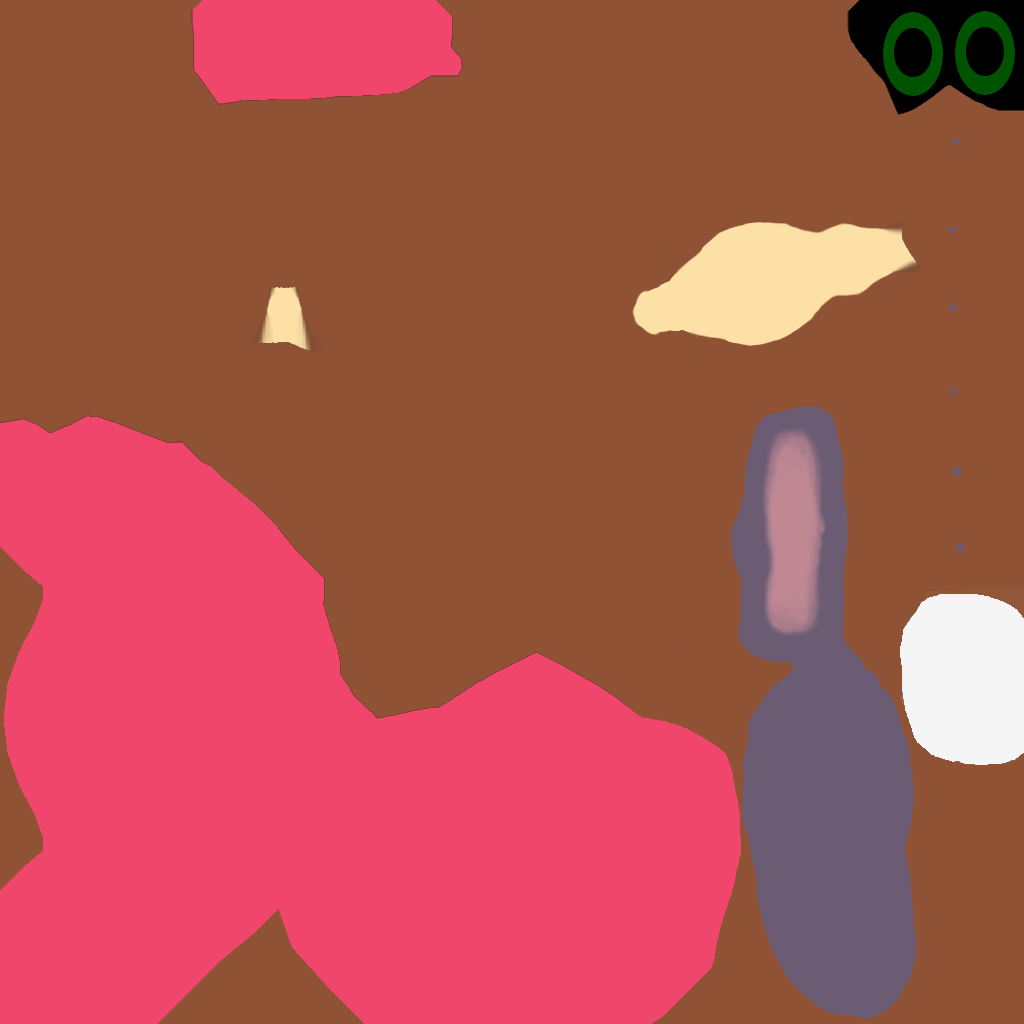
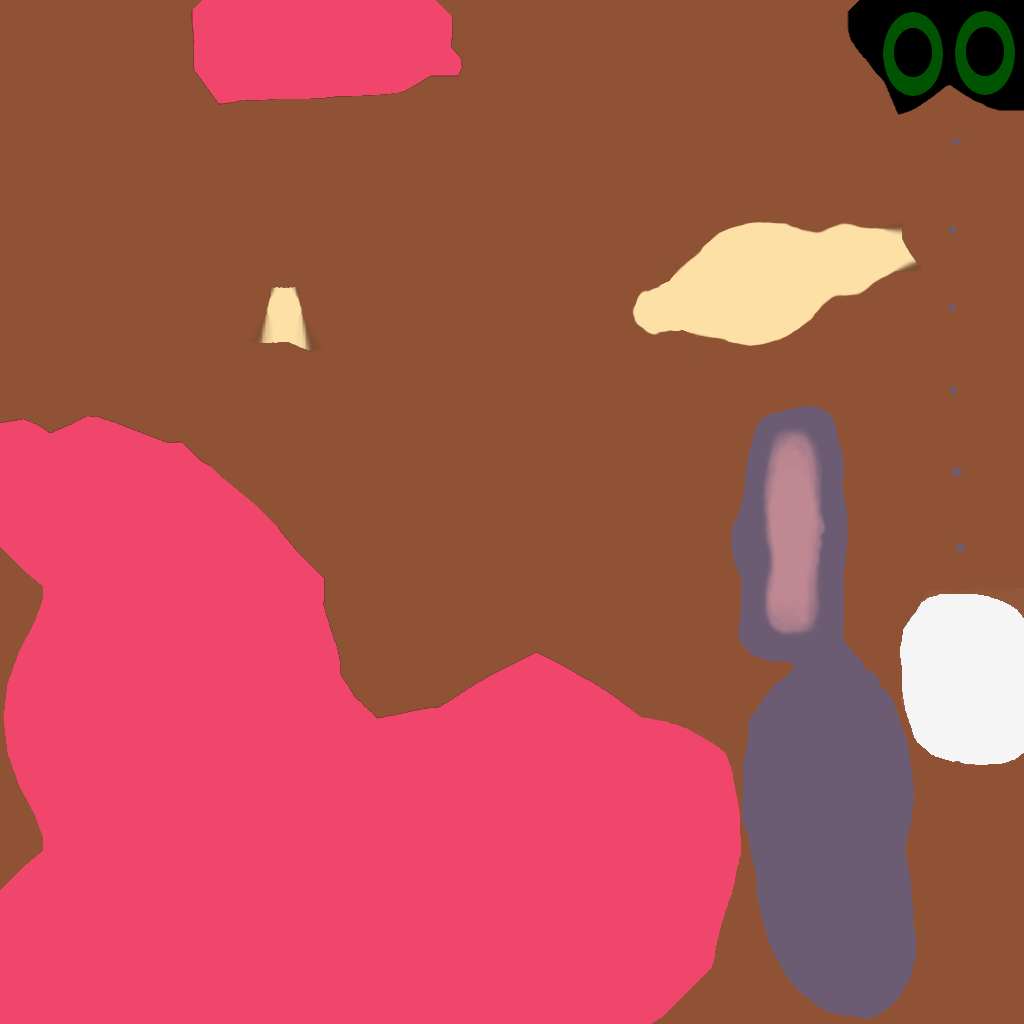
Before/after of a 1024 × 1024 layered artwork. What changed in the layer stack:
painted on "hat_basic_color" over [158, 909, 364, 1024]
